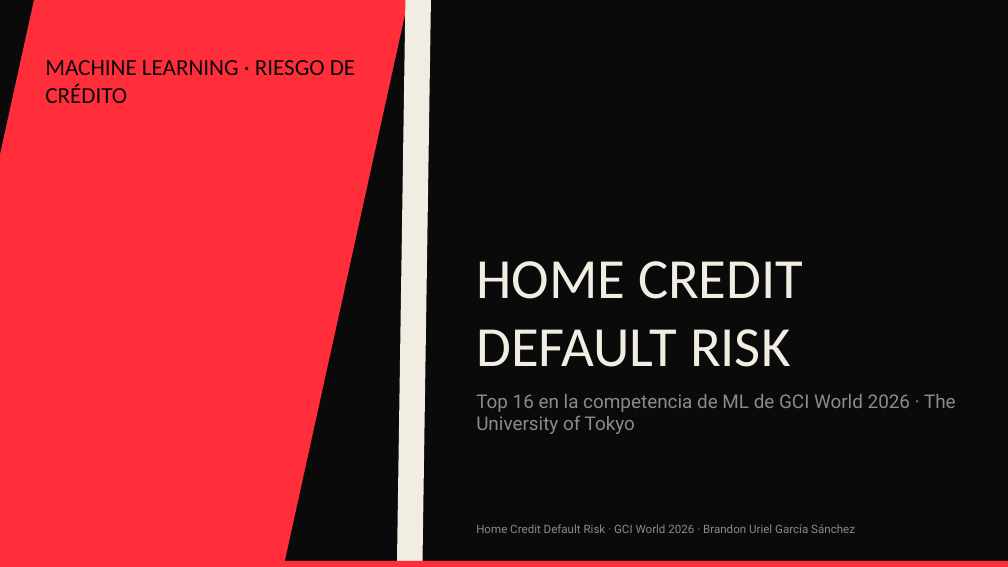
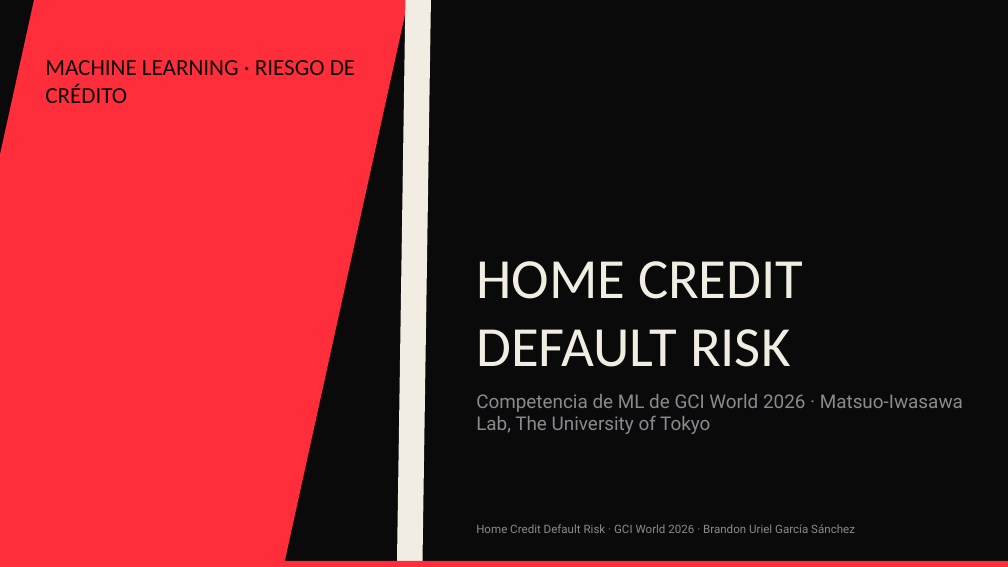
Before and after one commit to CatoXP/portfolio-data-science, a slide deck: slide 1 of proyectos/home-credit-default-risk-gci-utokyo/slides/home_credit_deck.pptx. Drawn at 1008x567 pixels with LibreOffice and Linux fonts; fonts in the diff are those of the drawing. Boxes give left, top, right and bottom in pixels: in the first picture for what was removed or moved away, otherwise in the second. Text is boxed around its words. In the diff, an @@ line names an element or a change of style, - is before the commit and + after.

```diff
--- a/proyectos/home-credit-default-risk-gci-utokyo/slides/home_credit_deck.pptx
+++ b/proyectos/home-credit-default-risk-gci-utokyo/slides/home_credit_deck.pptx
@@ text at (x1=476, y1=394, x2=963, y2=434): text changed @@
-Top 16 en la competencia de ML de GCI World 2026 · The University of Tokyo
+Competencia de ML de GCI World 2026 · Matsuo-Iwasawa Lab, The University of Tokyo
```
Also in this commit, not shown: 1 other slide changed, 7 other files.
